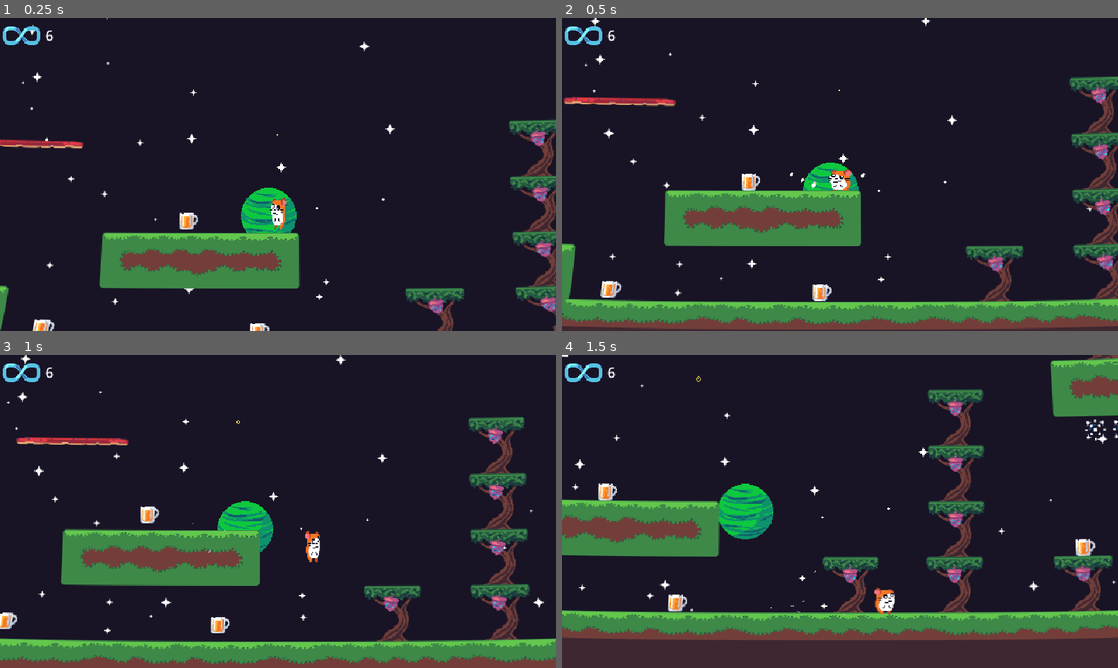
Above: before the commit, frames 1-4 (two rows, left to right).
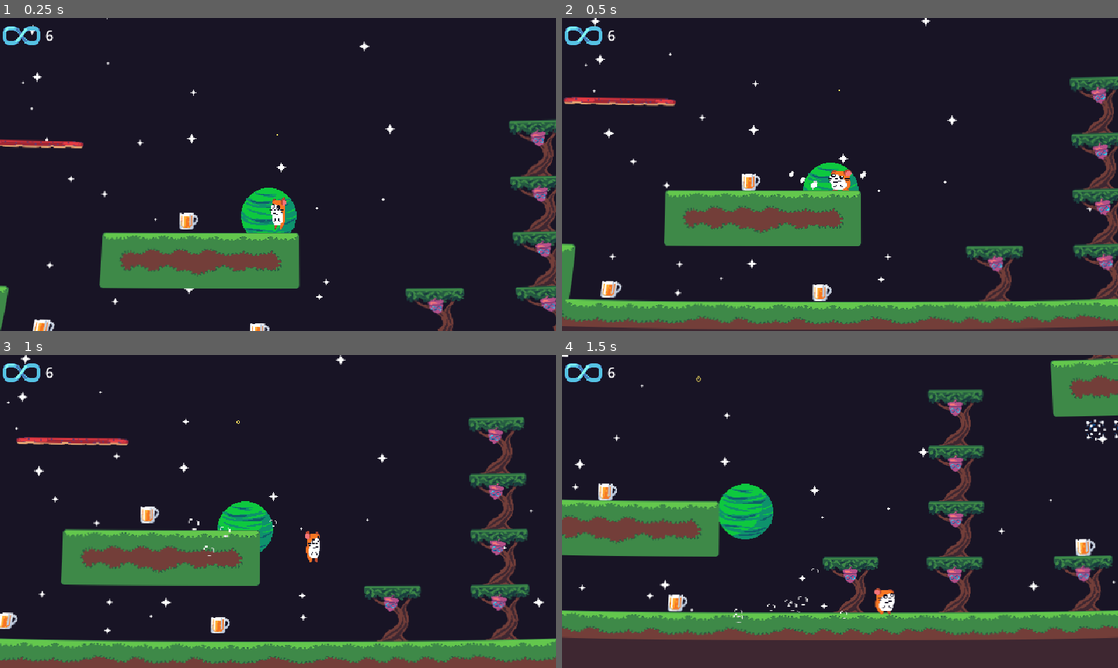
Above: after the commit, the same moments.

Repository: Codex112008/GMTK-2025-Game-Jam
Game: Godot game, scene res://Scenes/Game.tscn
Two runs of this game, one before a commit and one after it. Both use one fixed random seed, a clock stepped at 60 frames per second and the inputs below.
Inputs:
- Up to frame 1 (0.25 s): no input
- Up to frame 2 (0.5 s): no input
- Up to frame 3 (1 s): hold D (right) from 0.53 s (still down); tap Space (jump) at 0.6, 0.77 s
- Up to frame 4 (1.5 s): keep holding D (right); tap Space (jump) at 1.07, 1.35 s

Frame 1 is identical in both runs. In frame 2, less than 0.1% of the frame differs, in the area x 40-55%, y 48-55%; in frame 3, less than 0.1%; in frame 4, less than 0.1%, in the area x 30-52%, y 68-86%.

Commit message:
hit particles

Diff:
--- a/Scenes/Player.tscn
+++ b/Scenes/Player.tscn
@@ -166,7 +166,7 @@
 particles_anim_loop = false
 
 [sub_resource type="Curve" id="Curve_1iu4k"]
-_data = [Vector2(0, 1), 0.0, 0.0, 0, 0, Vector2(0.172316, 1), 0.0, 0.0, 0, 0, Vector2(0.799435, 0), -0.362352, 0.0, 0, 0]
+_data = [Vector2(0, 1), 0.0, 0.0, 0, 0, Vector2(0.299435, 1), 0.0, 0.0, 0, 0, Vector2(1, 0), -3.08764, 0.0, 0, 0]
 point_count = 3
 
 [sub_resource type="CanvasItemMaterial" id="CanvasItemMaterial_70hv0"]
@@ -186,7 +186,7 @@
 _data = [Vector2(0, 0.787398), 0.0, 1.97426, 0, 0, Vector2(0.144068, 1.44348), 0.0, 0.0, 0, 0, Vector2(1, 0), 0.0, 0.0, 0, 0]
 point_count = 3
 
-[node name="Player" type="CharacterBody2D" node_paths=Packed …(199 unchanged characters)… cles", "land_particles", "run_particles")]
+[node name="Player" type="CharacterBody2D" node_paths=Packed …(199 unchanged characters)… cles", "land_particles", "run_particles", "hit_particles")]
 collision_layer = 2
 script = ExtResource("1_kyqiw")
 speed = 260.0
@@ -207,6 +207,7 @@
 jump_particles = NodePath("Particles/JumpParticles")
 land_particles = NodePath("Particles/LandParticles")
 run_particles = NodePath("Particles/RunParticles")
+hit_particles = NodePath("Particles/HitParticles")
 
 [node name="Rewinder" type="Node" parent="."]
 script = ExtResource("4_5ixxa")
@@ -292,6 +293,26 @@
 anim_speed_min = 1.0
 anim_speed_max = 1.0
 
+[node name="HitParticles" type="CPUParticles2D" parent="Particles"]
+material = SubResource("CanvasItemMaterial_qidb7")
+emitting = false
+amount = 20
+texture = ExtResource("23_i2e8t")
+lifetime = 0.3
+one_shot = true
+explosiveness = 0.1
+direction = Vector2(0, -1)
+spread = 180.0
+gravity = Vector2(0, 0)
+initial_velocity_max = 75.0
+damping_min = 5.0
+damping_max = 5.0
+scale_amount_min = 2.0
+scale_amount_max = 4.0
+scale_amount_curve = SubResource("Curve_1iu4k")
+anim_speed_min = 0.5
+anim_speed_max = 0.5
+
 [node name="LandParticles" type="CPUParticles2D" parent="Particles"]
 material = SubResource("CanvasItemMaterial_70hv0")
 position = Vector2(0, 11)
--- a/Scripts/PlayerController.gd
+++ b/Scripts/PlayerController.gd
@@ -45,6 +45,7 @@
 @export var jump_particles : CPUParticles2D
 @export var land_particles : CPUParticles2D
 @export var run_particles : CPUParticles2D
+@export var hit_particles : CPUParticles2D
 
 @export_group("OOC References")
 @export var curve_effect_rect : CanvasItem
@@ -227,7 +228,10 @@
 	set_process_unhandled_input(true)
 
 func take_damage(spike_pos : Vector2):
+	# juice
 	camera.apply_shake(1.5)
+	hit_particles.restart()
+	hit_particles.emitting = true
 
 	i_frame_timer.start()
 	current_health -= 1
